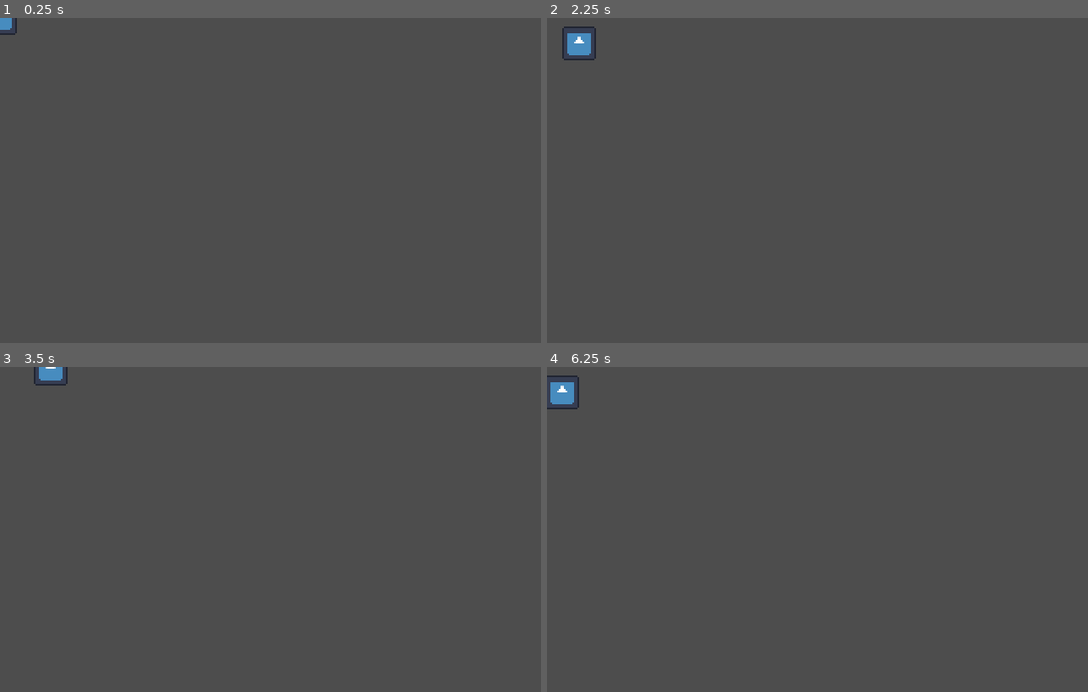
Above: before the commit, frames 1-4 (two rows, left to right).
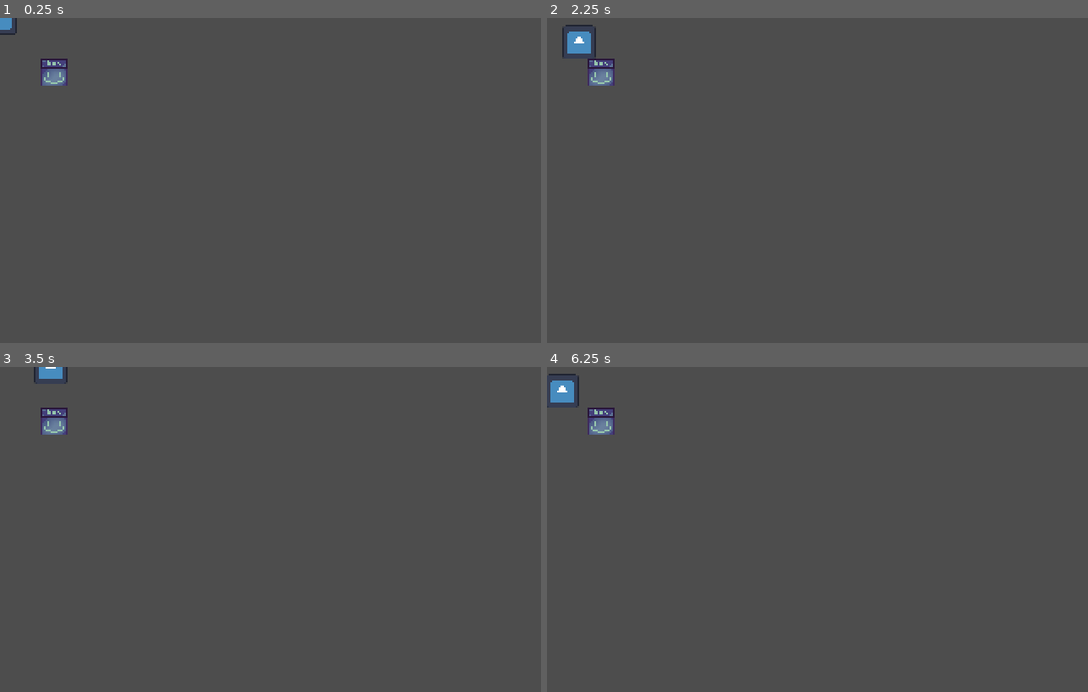
Above: after the commit, the same moments.

Repository: error-27/gmtk2024
Game: Godot game, scene res://scenes/level/test_level.tscn
Two runs of this game, one before a commit and one after it. Both use one fixed random seed, a clock stepped at 60 frames per second and the inputs below. This scene is started directly instead of the project's main scene. The engine's default icon, where the game draws it, is replaced by a stand-in: a white triangle on a blue panel in a dark square.
Inputs:
- Up to frame 1 (0.25 s): no input
- Up to frame 2 (2.25 s): tap Enter at 0.5 s; hold D (move_right) 0.53-1.28 s; hold S (move_down) 1.28-2.03 s; hold D (move_right) from 2.03 s (still down)
- Up to frame 3 (3.5 s): release D (move_right) at 2.78 s; hold W (move_up) from 2.78 s (still down)
- Up to frame 4 (6.25 s): release W (move_up) at 3.53 s; hold A (move_left) 3.53-5.03 s; hold S (move_down) 5.03-5.78 s; hold D (move_right) from 5.78 s (still down)

The runs differ from the first frame. In frame 1, 0.4% of the frame differs, in the area x 7-13%, y 12-21%; in frame 2, 0.5%; in frame 3, 0.5%; in frame 4, 0.6%, in the area x 0-13%, y 2-21%.

Commit message:
added pushable block (incomplete)
push detection and side being pushed are working

Diff:
--- a/scenes/level/test_level.tscn
+++ b/scenes/level/test_level.tscn
@@ -1,6 +1,7 @@
-[gd_scene load_steps=2 format=3 uid="uid://bgpn85gltkwum"]
+[gd_scene load_steps=3 format=3 uid="uid://bgpn85gltkwum"]
 
 [ext_resource type="PackedScene" uid="uid://csodanqj1dkbn" path="res://scenes/player/player.tscn" id="1_0a4hy"]
+[ext_resource type="PackedScene" uid="uid://cygk2ktsrpoat" path="res://scenes/objects/draft/box_proto.tscn" id="2_urdnu"]
 
 [node name="TestLevel" type="Node2D"]
 
@@ -12,3 +13,6 @@
 collision_enabled = false
 
 [node name="Player" parent="." instance=ExtResource("1_0a4hy")]
+
+[node name="box-proto" parent="." instance=ExtResource("2_urdnu")]
+position = Vector2(32, 32)
--- a/scenes/objects/draft/box_proto.tscn
+++ b/scenes/objects/draft/box_proto.tscn
@@ -1,10 +1,13 @@
-[gd_scene load_steps=4 format=3 uid="uid://cygk2ktsrpoat"]
+[gd_scene load_steps=5 format=3 uid="uid://cygk2ktsrpoat"]
 
 [ext_resource type="Script" path="res://scripts/objects/box_proto.gd" id="1_lxxxv"]
 [ext_resource type="Texture2D" uid="uid://brdyh5ph4o3w5" path="res://assets/sprites/test/box2.png" id="2_hr3r4"]
 
 [sub_resource type="RectangleShape2D" id="RectangleShape2D_k6tsp"]
 size = Vector2(15, 15)
+
+[sub_resource type="RectangleShape2D" id="RectangleShape2D_fnfya"]
+size = Vector2(1, 15)
 
 [node name="box-proto" type="CharacterBody2D"]
 script = ExtResource("1_lxxxv")
@@ -14,3 +17,20 @@
 
 [node name="CollisionShape2D" type="CollisionShape2D" parent="."]
 shape = SubResource("RectangleShape2D_k6tsp")
+
+[node name="right_area" type="Area2D" parent="."]
+
+[node name="right_box_shape" type="CollisionShape2D" parent="right_area"]
+position = Vector2(7.5, 0)
+shape = SubResource("RectangleShape2D_fnfya")
+
+[node name="left_area" type="Area2D" parent="right_area"]
+
+[node name="left_box_shape" type="CollisionShape2D" parent="right_area/left_area"]
+position = Vector2(-7.5, 0)
+shape = SubResource("RectangleShape2D_fnfya")
+
+[connection signal="body_entered" from="right_area" to="." method="_on_right_area_body_entered"]
+[connection signal="body_exited" from="right_area" to="." method="_on_right_area_body_exited"]
+[connection signal="body_entered" from="right_area/left_area" to="." method="_on_left_area_body_entered"]
+[connection signal="body_exited" from="right_area/left_area" to="." method="_on_left_area_body_exited"]
--- a/scripts/objects/box_proto.gd
+++ b/scripts/objects/box_proto.gd
@@ -1,5 +1,36 @@
 extends CharacterBody2D
 class_name Box
 
-func push(velocity: Vector2) -> void:
-	pass
+var is_pushed = 0
+var x_direction = 0
+var y_direction = 0
+
+func _box_physics(delta: float) -> void:
+	# what I'm trying to do: is_pushed == 1 when it is pushed
+	# so if it's not pushed, movement is zero
+	# if it is, take the x & y movements
+	# directions are (up/right) 1 & -1 (down/left)
+
+	# can be adapted to make blocks that only go in one or a few directions
+
+	velocity.x += is_pushed*x_direction
+	velocity.y += is_pushed*y_direction
+	move_and_slide()
+
+
+func _on_right_area_body_entered(body: Node2D) -> void:
+	is_pushed = 1
+	print("pushed right side")
+
+
+func _on_right_area_body_exited(body: Node2D) -> void:
+	is_pushed = 0
+
+
+func _on_left_area_body_entered(body: Node2D) -> void:
+	is_pushed = 1
+	print("pushed left side")
+
+
+func _on_left_area_body_exited(body: Node2D) -> void:
+	is_pushed = 0
